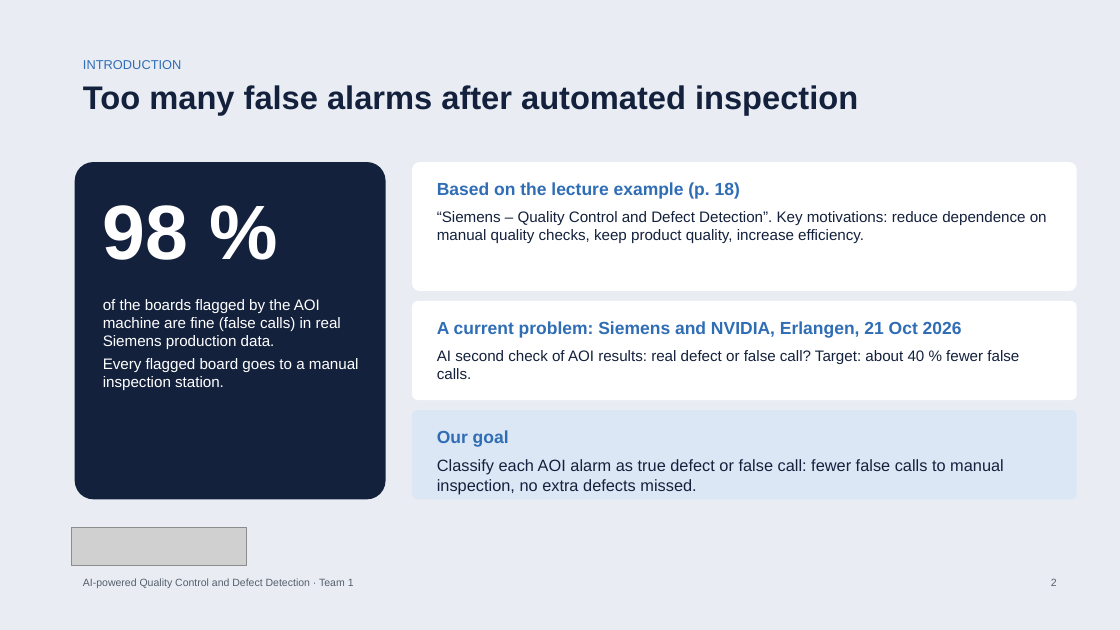
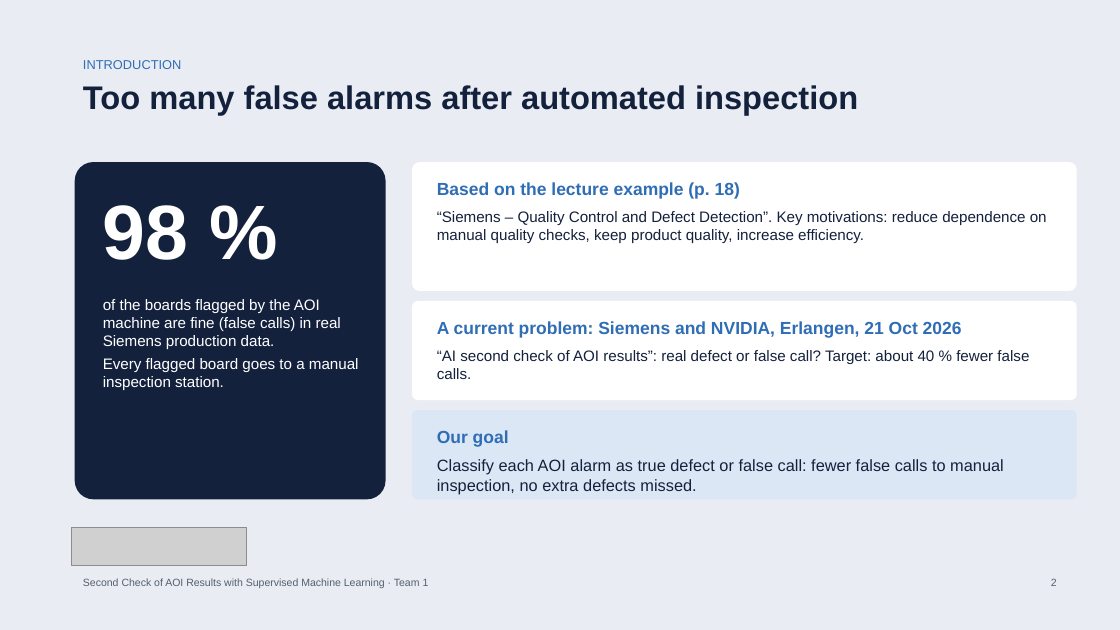
Before and after one commit to bodhi584/aoi-decision-gate, a slide deck: slide 2 of docs/slides_revised_topic.pptx. Drawn at 1120x630 pixels with LibreOffice and Linux fonts; fonts in the diff are those of the drawing; grey boxes stand for pictures. Boxes give left, top, right and bottom in pixels: in the first picture for what was removed or moved away, otherwise in the second. Text is boxed around its words. In the diff, an @@ line names an element or a change of style, - is before the commit and + after.

Commit message:
Title: Second Check of AOI Results with Supervised Machine Learning

```diff
--- a/docs/slides_revised_topic.pptx
+++ b/docs/slides_revised_topic.pptx
@@ text at <box>437,350,1029,379</box>: text changed @@
-AI second check of AOI results: real defect or false call? Target: about 40 % fewer false calls.
+“AI second check of AOI results”: real defect or false call? Target: about 40 % fewer false calls.
@@ text at <box>83,578,429,588</box>: text changed @@
-AI-powered Quality Control and Defect Detection · Team 1
+Second Check of AOI Results with Supervised Machine Learning · Team 1
```
Also in this commit, not shown: 14 other slides changed, 5 other files.
